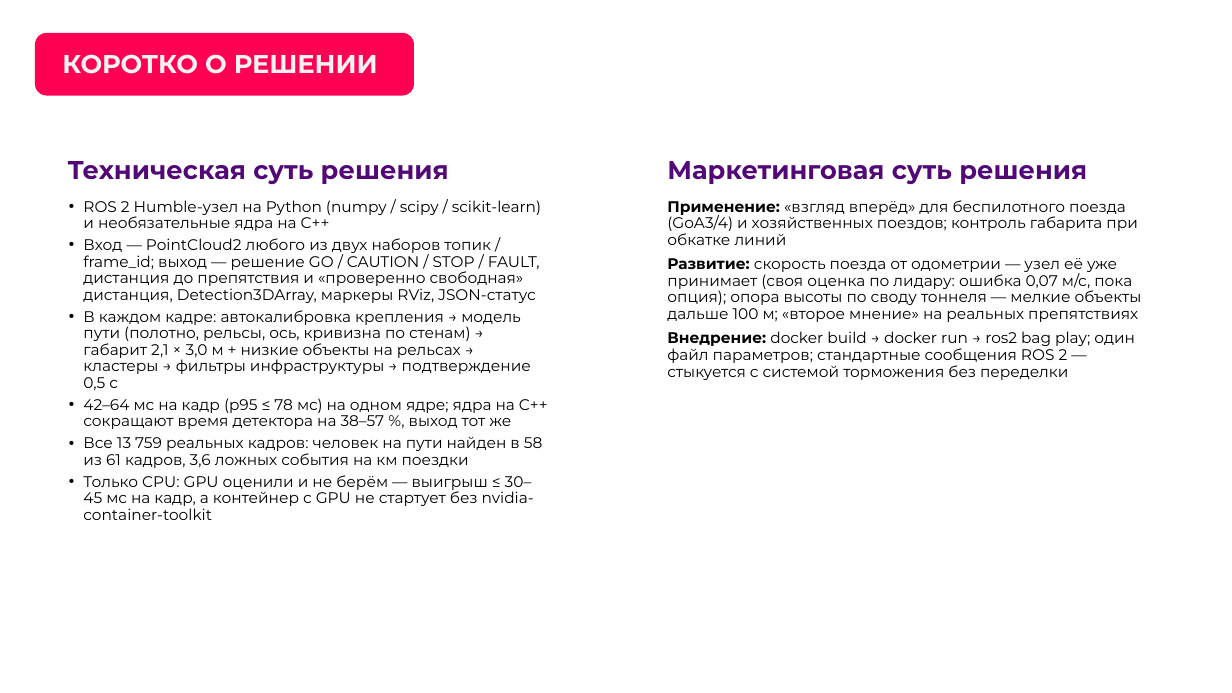
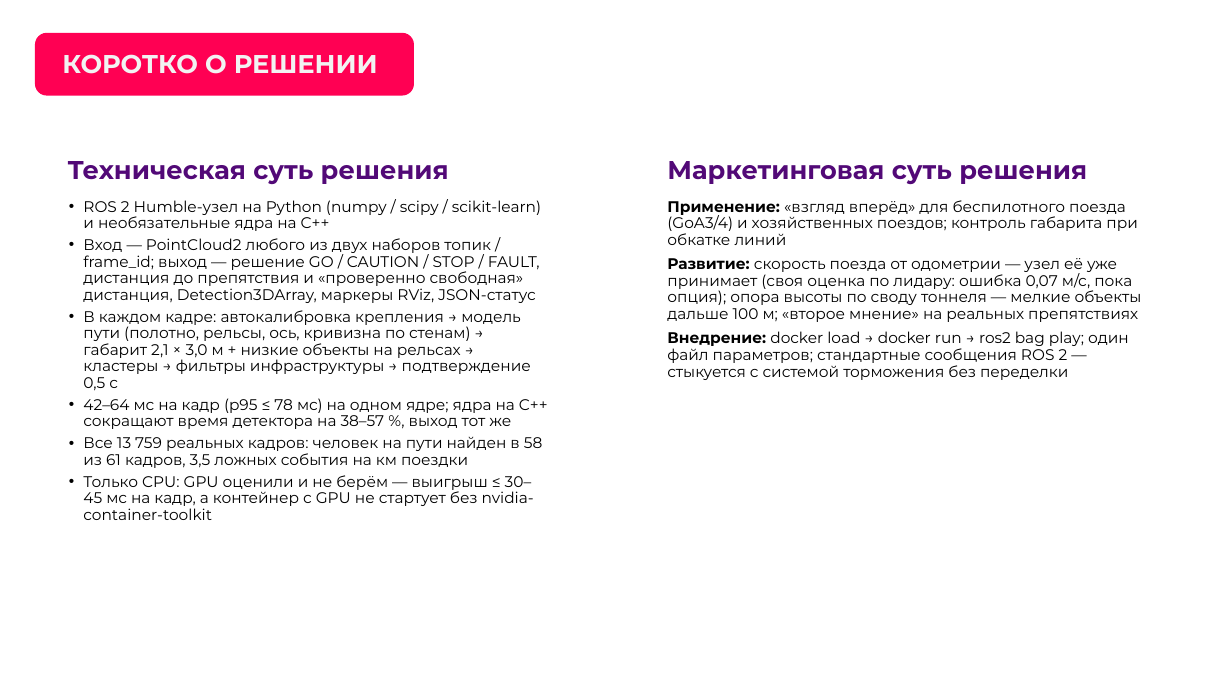
Before and after one commit to pmixay/ReSense, a slide deck: slide 5 of docs/presentation/ReSense_LCT2026.pptx. Drawn at 1232x693 pixels with LibreOffice and Linux fonts; fonts in the diff are those of the drawing; background and template pictures are left out. Boxes give left, top, right and bottom in pixels: in the first picture for what was removed or moved away, otherwise in the second. Text is boxed around its words. In the diff, an @@ line names an element or a change of style, - is before the commit and + after.

```diff
--- a/docs/presentation/ReSense_LCT2026.pptx
+++ b/docs/presentation/ReSense_LCT2026.pptx
@@ text at [667, 331, 1129, 380]: text changed @@
-Внедрение: docker build → docker run → ros2 bag play; один файл параметров; стандартные сообщения ROS 2 — стыкуется с системой торможения без переделки
+Внедрение: docker load → docker run → ros2 bag play; один файл параметров; стандартные сообщения ROS 2 — стыкуется с системой торможения без переделки
@@ text at [83, 437, 543, 468]: text changed @@
-• Все 13 759 реальных кадров: человек на пути найден в 58 из 61 кадров, 3,6 ложных события на км поездки
+• Все 13 759 реальных кадров: человек на пути найден в 58 из 61 кадров, 3,5 ложных события на км поездки
```
Also in this commit, not shown: 7 other slides changed, 15 other files.
